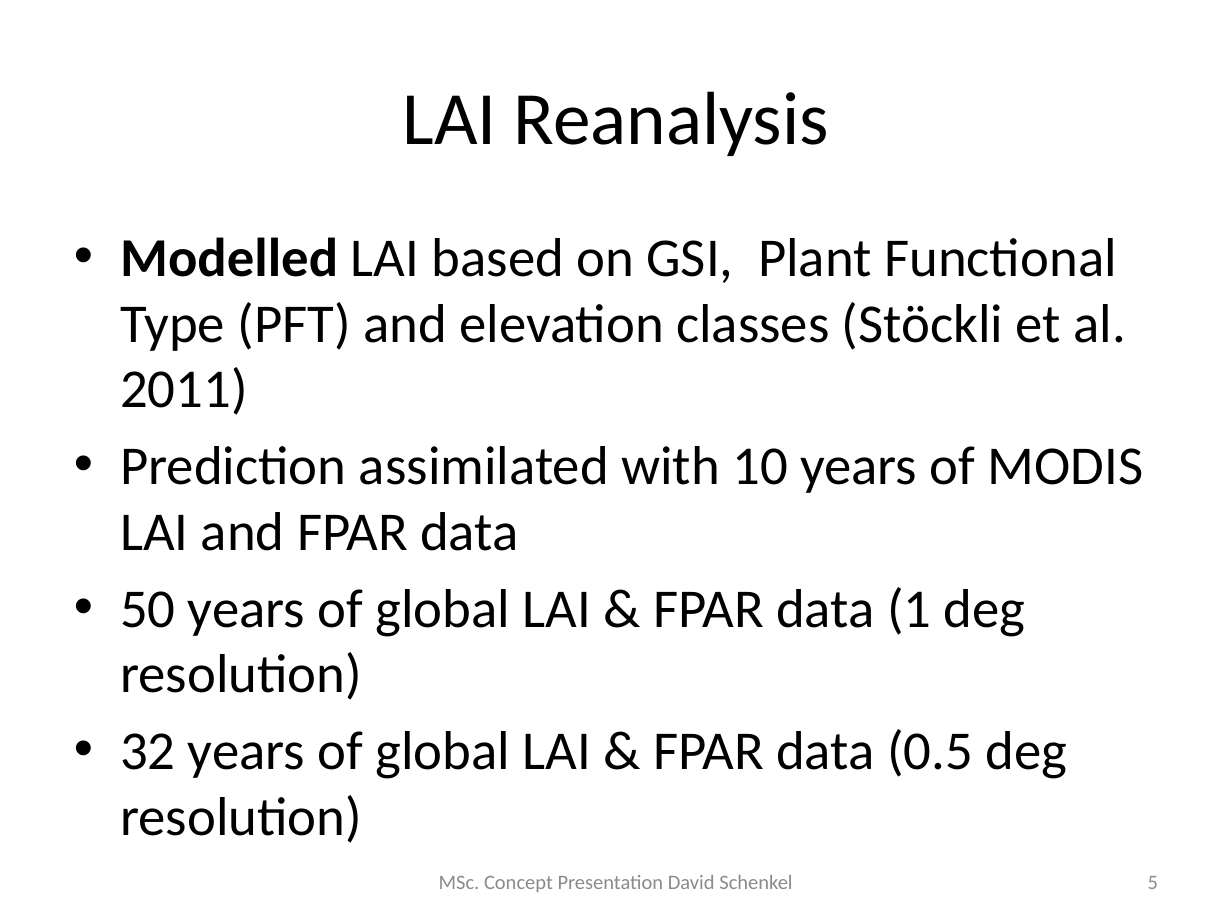
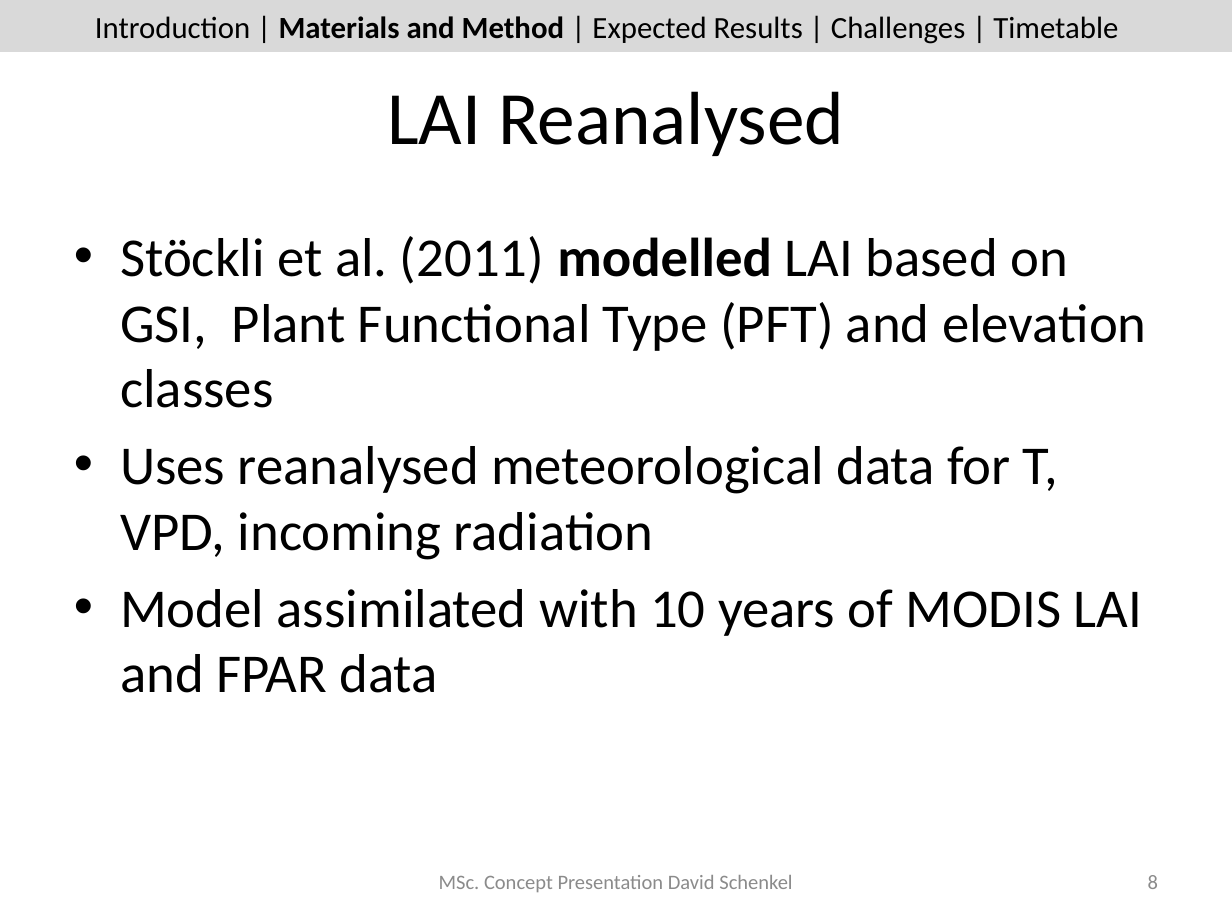
Before and after one commit to dschenkel/geo511, a slide deck: slide 8 of concept_presentation.pptx (slide 5 before the commit). Drawn at 1232x924 pixels with LibreOffice and Linux fonts; fonts in the diff are those of the drawing. Boxes give left, top, right and bottom in pixels: in the first picture for what was removed or moved away, otherwise in the second. Text is boxed around its words. In the diff, an @@ line names an element or a change of style, - is before the commit and + after.

Commit message:
presentation, timetable

```diff
--- a/concept_presentation.pptx
+++ b/concept_presentation.pptx
@@ rectangle added at [0, 0, 1232, 52], fill #D9D9D9 @@
@@ text added at [95, 16, 1118, 44], 18 pt, text #000000 @@
+Introduction | Materials and Method | Expected Results | Challenges | Timetable
@@ title at [387, 91, 844, 156]: text changed @@
-LAI Reanalysis
+LAI Reanalysed
@@ text at [120, 236, 1147, 693]: text changed @@
-• Modelled LAI based on GSI, Plant Functional Type (PFT) and elevation classes (Stöckli et al. 2011)
-• Prediction assimilated with 10 years of MODIS LAI and FPAR data
-• 50 years of global LAI & FPAR data (1 deg resolution)
-• 32 years of global LAI & FPAR data (0.5 deg resolution)
+• Stöckli et al. (2011) modelled LAI based on GSI, Plant Functional Type (PFT) and elevation classes
+• Uses reanalysed meteorological data for T, VPD, incoming radiation
+• Model assimilated with 10 years of MODIS LAI and FPAR data
@@ page number at [1148, 875, 1158, 889]: text changed @@
-5
+8
```
Also in this commit, not shown: 19 other slides changed, 2 slides added, 13 other files.
